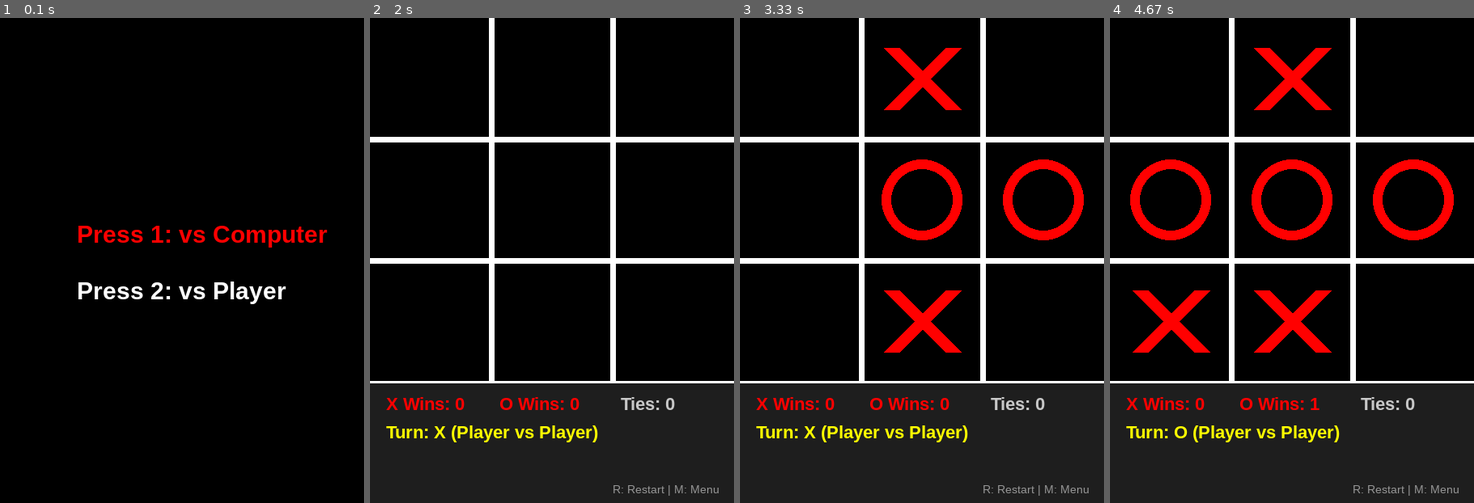
Above: before the commit, frames 1-4 (left to right).
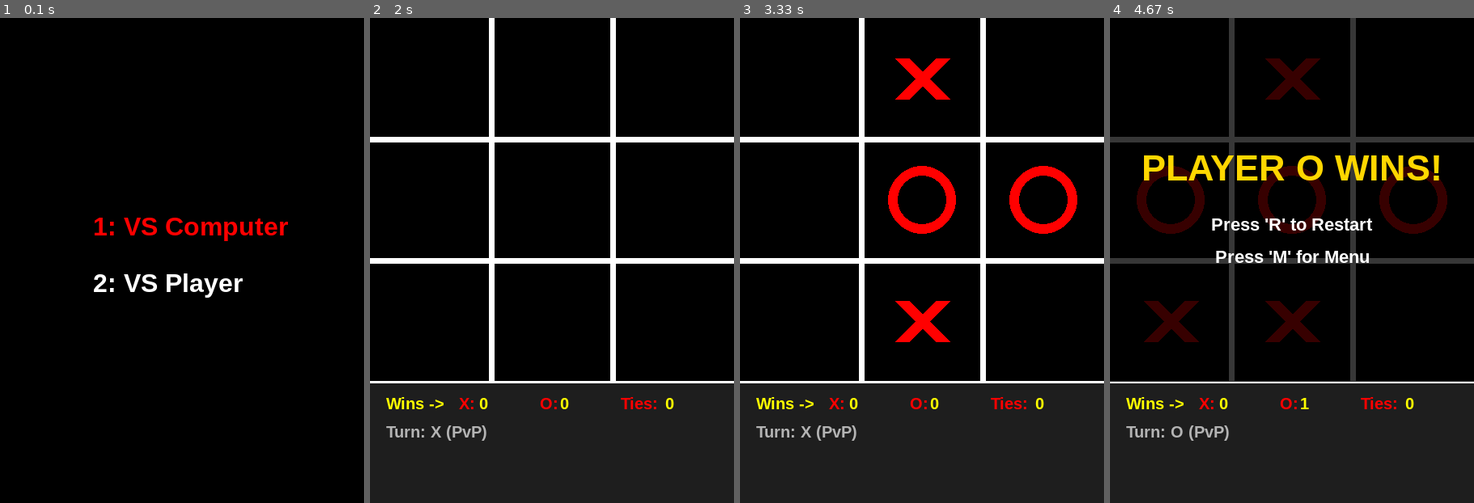
Above: after the commit, the same moments.

Repository: Ameed-Saleh/Tic-Tac-Toe_Project
Game: pygame game, started from TicTacToe-pygame.py
The game is run twice, just before and just after one commit, with the same random seed, the same clock (stepped at 60 frames per second) and the same inputs.
Inputs (mouse positions are in pixels of both pictures, inside the frame that each line leads up to):
- Up to frame 1 (0.1 s): no input
- Up to frame 2 (2 s): tap 1 at 0.33 s; click (552, 289) at 0.72 s; tap R at 1 s; hold M 1.33-1.8 s; tap 2 at 1.83 s
- Up to frame 3 (3.33 s): click (925, 309) at 2.22 s; click (911, 178) at 2.55 s; click (863, 100) at 2.88 s; click (1016, 216) at 3.22 s
- Up to frame 4 (4.67 s): click (1171, 309) at 3.55 s; click (1175, 197) at 3.88 s

The runs differ from the first frame. In frame 1, 2.9% of the frame differs, in the area x 21-90%, y 41-59%; in frame 2, 2.0%; in frame 3, 5.8%; in frame 4, 17%, in the area x 0-100%, y 0-99%.

Commit message:
Project - Completed

Diff:
--- a/TicTacToe-pygame.py
+++ b/TicTacToe-pygame.py
@@ -7,17 +7,23 @@
 LINE_WIDTH = 7
 BOARD_SIZE = 450
 SQUARE_SIZE = BOARD_SIZE // 3
-CIRCLE_RADIUS = SQUARE_SIZE // 3
+
+# גודל הצורות
+CIRCLE_RADIUS = SQUARE_SIZE // 3.5
 CIRCLE_WIDTH = 12
-CROSS_WIDTH = 20
-SPACE = SQUARE_SIZE // 4
+CROSS_WIDTH = 18
+SPACE = SQUARE_SIZE // 3
 
 # --- צבעים ---
 BG_COLOR = (0, 0, 0)
 LINE_COLOR = (255, 255, 255)
 PLAYER_COLOR = (255, 0, 0)
 TEXT_COLOR = (255, 255, 255)
-SCORE_BG = (30, 30, 30)  # רקע כהה ללוח הניקוד
+SCORE_BG = (30, 30, 30)
+YELLOW = (255, 255, 0)
+RED = (255, 0, 0)
+WIN_MSG_COLOR = (255, 215, 0)
+TIE_MSG_COLOR = (0, 191, 255)
 
 # משתני ניקוד
 scores = {"X": 0, "O": 0, "Ties": 0}
@@ -43,7 +49,7 @@
         center_y = int(row * SQUARE_SIZE + SQUARE_SIZE // 2)
 
         if sym == "O":
-            pygame.draw.circle(screen, PLAYER_COLOR, (center_x, center_y), CIRCLE_RADIUS, CIRCLE_WIDTH)
+            pygame.draw.circle(screen, PLAYER_COLOR, (center_x, center_y), int(CIRCLE_RADIUS), CIRCLE_WIDTH)
         elif sym == "X":
             pygame.draw.line(screen, PLAYER_COLOR, (col * SQUARE_SIZE + SPACE, row * SQUARE_SIZE + SQUARE_SIZE - SPACE),
                              (col * SQUARE_SIZE + SQUARE_SIZE - SPACE, row * SQUARE_SIZE + SPACE), CROSS_WIDTH)
@@ -53,29 +59,70 @@
 
 
 def draw_scoreboard(screen, current_player, game_mode):
-    # ציור מלבן רקע ללוח הניקוד
+    # רקע ללוח הניקוד
     pygame.draw.rect(screen, SCORE_BG, (0, BOARD_SIZE, WIDTH, HEIGHT - BOARD_SIZE))
     pygame.draw.line(screen, LINE_COLOR, (0, BOARD_SIZE), (WIDTH, BOARD_SIZE), 3)
 
-    font = pygame.font.SysFont("Arial", 22, bold=True)
-
-    # יצירת טקסטים בצבעים שונים
-    x_score = font.render(f"X Wins: {scores['X']}", True, PLAYER_COLOR)
-    o_score = font.render(f"O Wins: {scores['O']}", True, PLAYER_COLOR)
-    ties_score = font.render(f"Ties: {scores['Ties']}", True, (200, 200, 200))  # אפור/לבן לתיקו
-
-    mode_str = "VS Computer" if game_mode == "AI" else "Player vs Player"
-    turn_render = font.render(f"Turn: {current_player} ({mode_str})", True, (255, 255, 0))  # צהוב לתור הנוכחי
-
-    # מיקום הטקסטים
-    screen.blit(x_score, (20, BOARD_SIZE + 15))
-    screen.blit(o_score, (160, BOARD_SIZE + 15))
-    screen.blit(ties_score, (310, BOARD_SIZE + 15))
+    font = pygame.font.SysFont("Arial", 20, bold=True)
+
+    # יצירת הניקוד בחלקים
+    label_wins = font.render("Wins -> ", True, YELLOW)
+
+    x_txt = font.render("X: ", True, RED)
+    x_val = font.render(f"{scores['X']}", True, YELLOW)
+
+    o_txt = font.render("O: ", True, RED)
+    o_val = font.render(f"{scores['O']}", True, YELLOW)
+
+    t_txt = font.render("Ties: ", True, RED)
+    t_val = font.render(f"{scores['Ties']}", True, YELLOW)
+
+    # מיקומים מחושבים לרווח שווה (Spacing)
+    start_y = BOARD_SIZE + 15
+    screen.blit(label_wins, (20, start_y))
+
+    # חלוקת השטח לשלושה עמודות שוות אחרי ה-"Wins ->"
+    col_x = 110
+    col_o = 210
+    col_ties = 310
+
+    # הדפסת X
+    screen.blit(x_txt, (col_x, start_y))
+    screen.blit(x_val, (col_x + 25, start_y))
+
+    # הדפסת O
+    screen.blit(o_txt, (col_o, start_y))
+    screen.blit(o_val, (col_o + 25, start_y))
+
+    # הדפסת Ties
+    screen.blit(t_txt, (col_ties, start_y))
+    screen.blit(t_val, (col_ties + 55, start_y))
+
+    # תור נוכחי
+    mode_str = "VS Computer" if game_mode == "AI" else "PvP"
+    turn_render = font.render(f"Turn: {current_player} ({mode_str})", True, (180, 180, 180))
     screen.blit(turn_render, (20, BOARD_SIZE + 50))
 
-    reset_font = pygame.font.SysFont("Arial", 14)
-    reset_render = reset_font.render("R: Restart | M: Menu", True, (150, 150, 150))
-    screen.blit(reset_render, (WIDTH - 150, HEIGHT - 25))
+
+def show_game_over(screen, winner):
+    overlay = pygame.Surface((WIDTH, BOARD_SIZE), pygame.SRCALPHA)
+    overlay.fill((0, 0, 0, 200))
+    screen.blit(overlay, (0, 0))
+
+    font_big = pygame.font.SysFont("Arial", 45, bold=True)
+    font_small = pygame.font.SysFont("Arial", 22, bold=True)
+
+    if winner == "Tie":
+        text = font_big.render("IT'S A TIE!", True, TIE_MSG_COLOR)
+    else:
+        text = font_big.render(f"PLAYER {winner} WINS!", True, WIN_MSG_COLOR)
+
+    restart_text = font_small.render("Press 'R' to Restart", True, TEXT_COLOR)
+    menu_text = font_small.render("Press 'M' for Menu", True, TEXT_COLOR)
+
+    screen.blit(text, text.get_rect(center=(WIDTH // 2, BOARD_SIZE // 2 - 40)))
+    screen.blit(restart_text, restart_text.get_rect(center=(WIDTH // 2, BOARD_SIZE // 2 + 30)))
+    screen.blit(menu_text, menu_text.get_rect(center=(WIDTH // 2, BOARD_SIZE // 2 + 70)))
 
 
 def check_winner(board, symbol):
@@ -90,21 +137,22 @@
 def main():
     pygame.init()
     screen = pygame.display.set_mode((WIDTH, HEIGHT))
-    pygame.display.set_caption('Tic Tac Toe - Colorful Scoreboard')
+    pygame.display.set_caption('Tic Tac Toe - Final Version')
 
     board = create_board()
     current_turn = "X"
     game_over = False
+    winner = None
     game_mode = None
 
     while True:
         if game_mode is None:
             screen.fill(BG_COLOR)
-            menu_font = pygame.font.SysFont("Arial", 30, bold=True)
-            t1 = menu_font.render("Press 1: vs Computer", True, PLAYER_COLOR)
-            t2 = menu_font.render("Press 2: vs Player", True, TEXT_COLOR)
-            screen.blit(t1, (WIDTH // 2 - 130, HEIGHT // 2 - 50))
-            screen.blit(t2, (WIDTH // 2 - 130, HEIGHT // 2 + 20))
+            menu_font = pygame.font.SysFont("Arial", 32, bold=True)
+            t1 = menu_font.render("1: VS Computer", True, PLAYER_COLOR)
+            t2 = menu_font.render("2: VS Player", True, TEXT_COLOR)
+            screen.blit(t1, (WIDTH // 2 - 110, HEIGHT // 2 - 60))
+            screen.blit(t2, (WIDTH // 2 - 110, HEIGHT // 2 + 10))
             pygame.display.update()
 
             for event in pygame.event.get():
@@ -120,6 +168,9 @@
         draw_figures(screen, board)
         draw_scoreboard(screen, current_turn, game_mode)
 
+        if game_over:
+            show_game_over(screen, winner)
+
         for event in pygame.event.get():
             if event.type == pygame.QUIT:
                 pygame.quit();
@@ -136,9 +187,11 @@
                         if check_winner(board, current_turn):
                             scores[current_turn] += 1
                             game_over = True
+                            winner = current_turn
                         elif is_tie(board):
                             scores["Ties"] += 1
                             game_over = True
+                            winner = "Tie"
                         else:
                             current_turn = "O" if current_turn == "X" else "X"
 
@@ -153,20 +206,24 @@
                                     if check_winner(board, "O"):
                                         scores["O"] += 1
                                         game_over = True
+                                        winner = "O"
                                     elif is_tie(board):
                                         scores["Ties"] += 1
                                         game_over = True
+                                        winner = "Tie"
                                     current_turn = "X"
 
             if event.type == pygame.KEYDOWN:
                 if event.key == pygame.K_r:
                     board = create_board()
                     game_over = False
+                    winner = None
                     current_turn = "X"
                 if event.key == pygame.K_m:
                     game_mode = None
                     board = create_board()
                     game_over = False
+                    winner = None
                     current_turn = "X"
 
         pygame.display.update()
